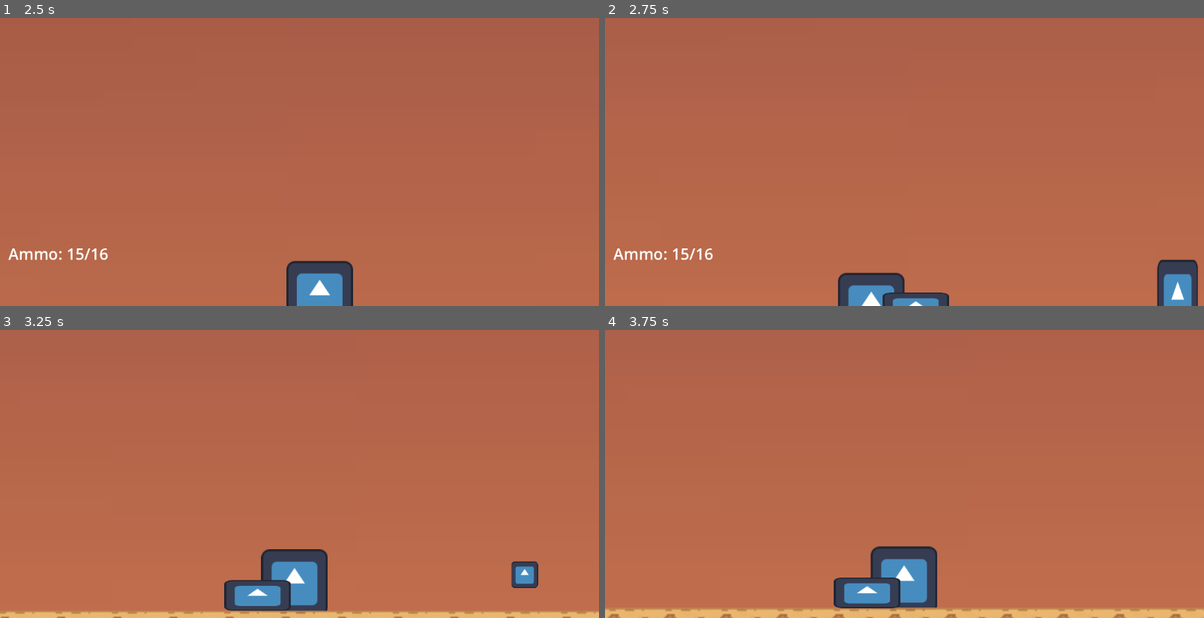
Above: before the commit, frames 1-4 (two rows, left to right).
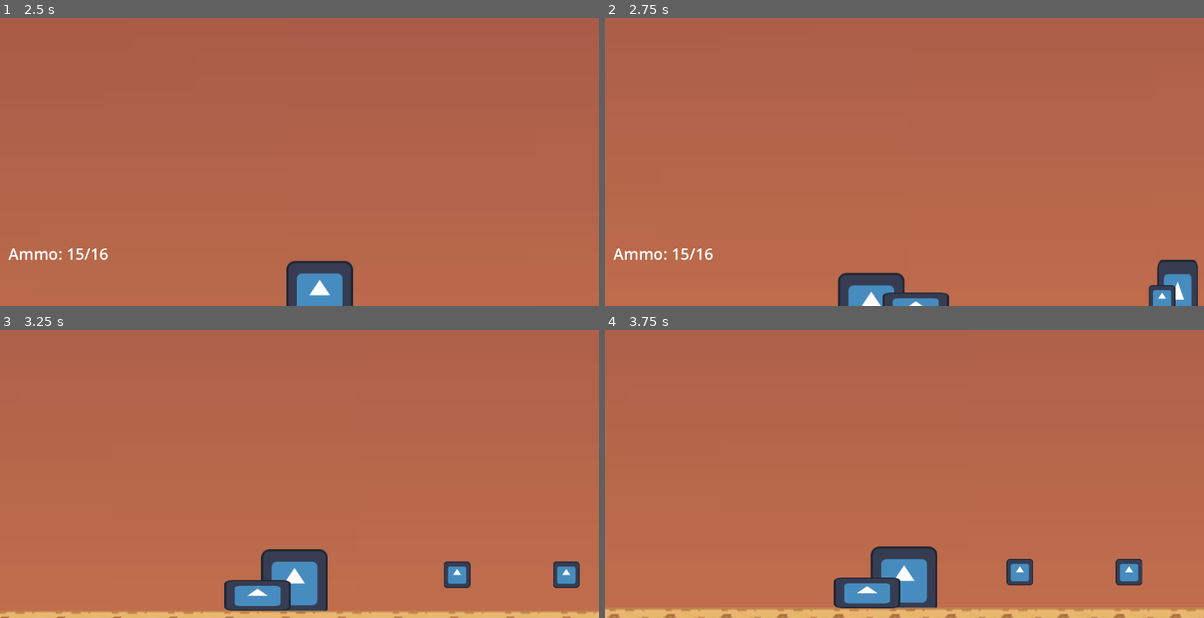
Above: after the commit, the same moments.

Repository: dzfrias/gladiator
Game: Godot game, scene res://scenes/level_playtest.tscn
Same seed, same stepped clock (60 frames per second), same inputs: the game is played once before the commit and once after it. This scene is started directly instead of the project's main scene. The engine's default icon, where the game draws it, is replaced by a stand-in: a white triangle on a blue panel in a dark square.
Inputs (mouse positions are in pixels of both pictures, inside the frame that each line leads up to):
- Up to frame 1 (2.5 s): move the mouse to (431, 121) at 0.52 s; hold S (crouch) 0.53-1.28 s; hold D (right) 0.53-2.03 s; tap Space (jump) at 0.77, 1.07, 1.52, 1.82 s; move the mouse to (179, 156) at 1.27 s; click (179, 156) at 1.35 s; move the mouse to (359, 64) at 2.02 s; hold A (left) from 2.03 s (still down); hold E (roll) from 2.03 s (still down)
- Up to frame 2 (2.75 s): keep holding A (left); keep holding E (roll)
- Up to frame 3 (3.25 s): move the mouse to (269, 517) at 2.77 s; release A (left) at 2.78 s; release E (roll) at 2.78 s; hold D (right) from 2.78 s (still down); tap Q (toggle_weapon) at 2.85 s; tap Space (jump) at 3.02 s
- Up to frame 4 (3.75 s): keep holding D (right); tap Space (jump) at 3.32 s; move the mouse to (1084, 499) at 3.52 s; hold S (crouch) from 3.53 s (still down)

Frame 1 is identical in both runs. In frame 2, 0.3% of the frame differs, in the area x 90-96%, y 92-100%; in frame 3, 1.2%, in the area x 74-97%, y 80-90%; in frame 4, 0.8%.
Error in both runs: Invalid assignment of property or key 'position' with value of type 'Vector2' on a base object of type 'Nil'. (res://scripts/player/player.gd:67)

Commit message:
Add enemy reload

Diff:
--- a/scenes/shooter.tscn
+++ b/scenes/shooter.tscn
@@ -19,7 +19,11 @@
 collision_mask = 33
 script = ExtResource("1_a5ml5")
 projectile = ExtResource("2_5g1nj")
-prepare_attack_time = 0.4
+projectile_speed = 600.0
+idle_time = 0.1
+prepare_attack_time = 0.1
+shoot_cooldown_avg = 0.1
+shoot_cooldown_sd = 0.0
 impact_particle_prefab = ExtResource("3_qpshq")
 
 [node name="CollisionShape2D" type="CollisionShape2D" parent="."]
--- a/scripts/enemies/shooter.gd
+++ b/scripts/enemies/shooter.gd
@@ -10,9 +10,11 @@
 @export var projectile: PackedScene
 @export var projectile_speed := 800.0
 @export var projectile_damage := 4.0
+@export var ammo := 3
+@export var reload_time := 5.0
 @export var idle_time := 0.5
 @export var prepare_attack_time := 0.25
-@export var shoot_cooldown_avg: float = 1.4
+@export var shoot_cooldown_avg: float = 0.9
 @export var shoot_cooldown_sd: float = 0.2
 
 @export var impact_particle_prefab: PackedScene
@@ -22,6 +24,7 @@
 var _state: State = State.IDLE
 var _tracking: Node2D
 var _can_attack: bool = true
+@onready var _current_ammo = ammo
 
 enum State {
 	IDLE,
@@ -66,10 +69,8 @@
 				velocity.x = direction * speed
 			elif _can_attack:
 				_shoot(direction)
-			elif is_on_floor():
+			else:
 				velocity.x = 0
-				# This allows enemy to attack when they move onto new platform instead of waiting for a long time
-				_can_attack = true
 		State.IDLE:
 			velocity.x = 0
 		State.SHOOTING:
@@ -90,12 +91,19 @@
 	p.fire(projectile_speed, angle)
 	p.damage = projectile_damage
 	p.position = position
+	_current_ammo -= 1
 	await get_tree().create_timer(idle_time).timeout
 	_state = State.TRACKING
 	_can_attack = false
-	var wait := randfn(shoot_cooldown_avg, shoot_cooldown_sd)
+	var wait: float
+	if _current_ammo == 0:
+		wait = reload_time
+	else:
+		wait = maxf(0, randfn(shoot_cooldown_avg, shoot_cooldown_sd))
 	await get_tree().create_timer(wait).timeout
 	_can_attack = true
+	if _current_ammo == 0:
+		_current_ammo = ammo
 
 func _on_detection_zone_body_entered(body: Node2D) -> void:
 	if body is Player:
Not shown: 1 places in scenes/shooter.tscn that only renumber resources
